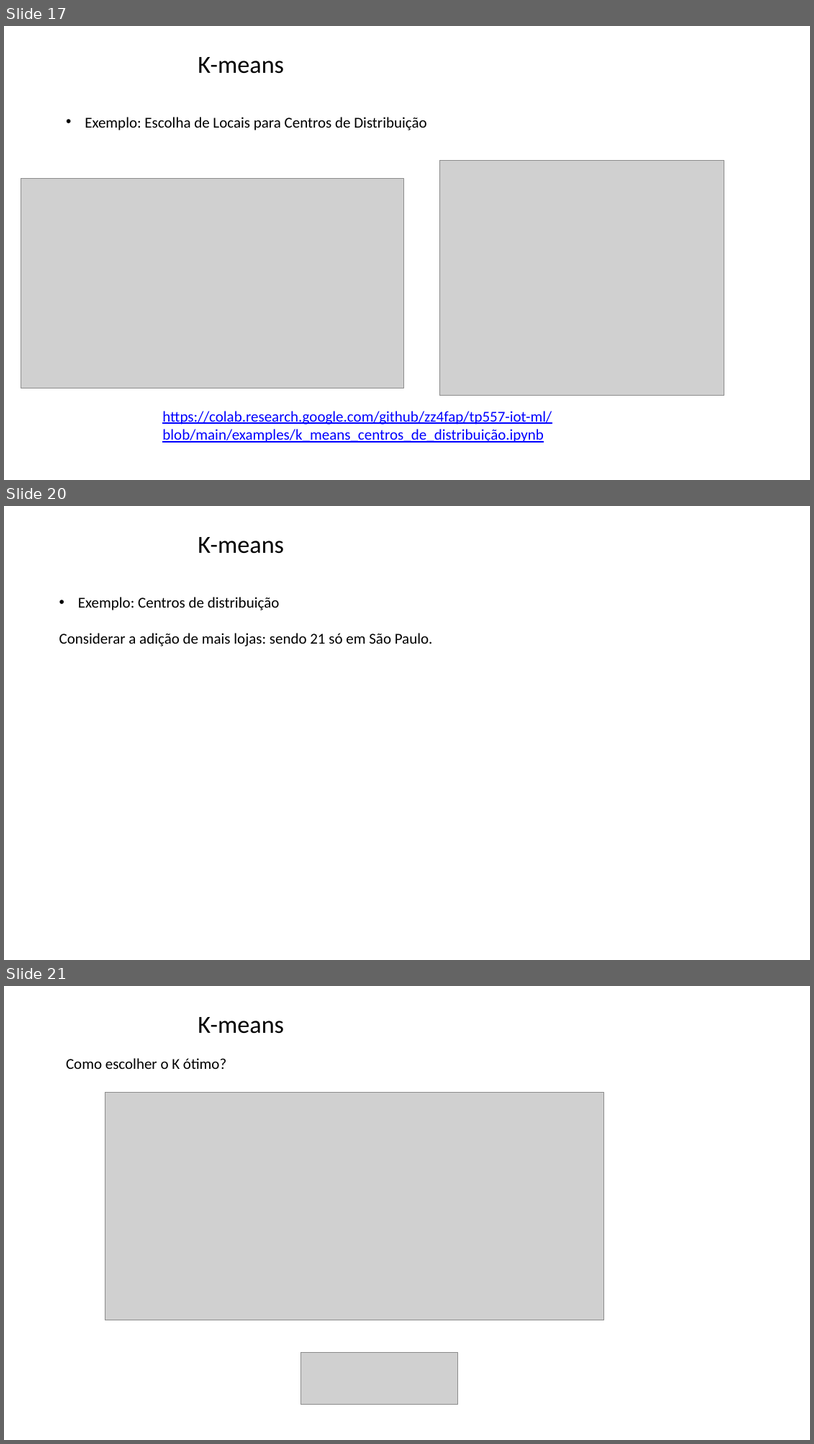
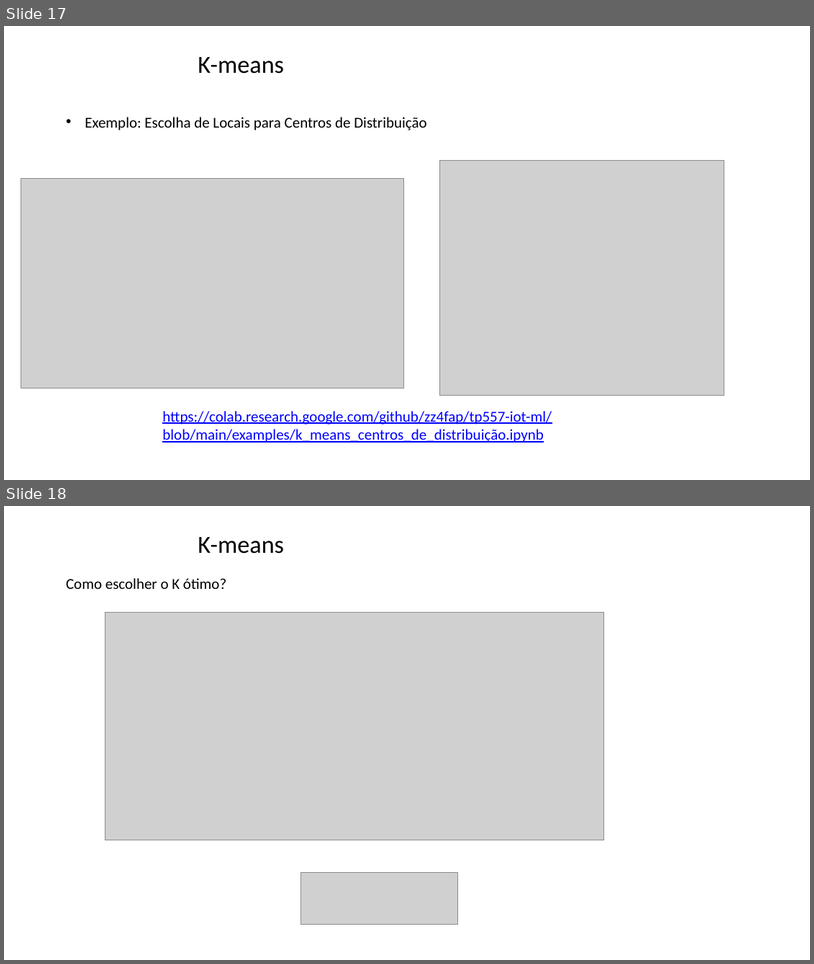
Before and after one commit to zz4fap/tp557-iot-ml, a slide deck: slides/TP557_16_detecção_de_anomalias.pptx. Shown one above the other, each under a label of ours: slides 17, 20 and 21 before the commit, slides 17 and 18 after it; the slides between them are not shown. The pictures are 814x1444 and 814x964 pixels, drawn with LibreOffice and Linux fonts; fonts in the diff are those of the drawing; grey boxes stand for pictures; background and template pictures are left out. Boxes give left, top, right and bottom in pixels: in the first picture for what was removed or moved away, otherwise in the second. Text is boxed around its words. In the diff, an @@ line names an element or a change of style, - is before the commit and + after.

```diff
--- a/slides/TP557_16_detecção_de_anomalias.pptx
+++ b/slides/TP557_16_detecção_de_anomalias.pptx
@@ slide 20 removed at [4,506,810,960], background picture (left out) @@
@@ title removed at [198,537,284,554] @@
-K-means
@@ text removed at [59,597,433,646] @@
-• Exemplo: Centros de distribuição
-Considerar a adição de mais lojas: sendo 21 só em São Paulo.
@@ what was slide 21 is now slide 18 @@
```
Also in this commit, not shown: 3 slides changed, 2 other slides removed.
